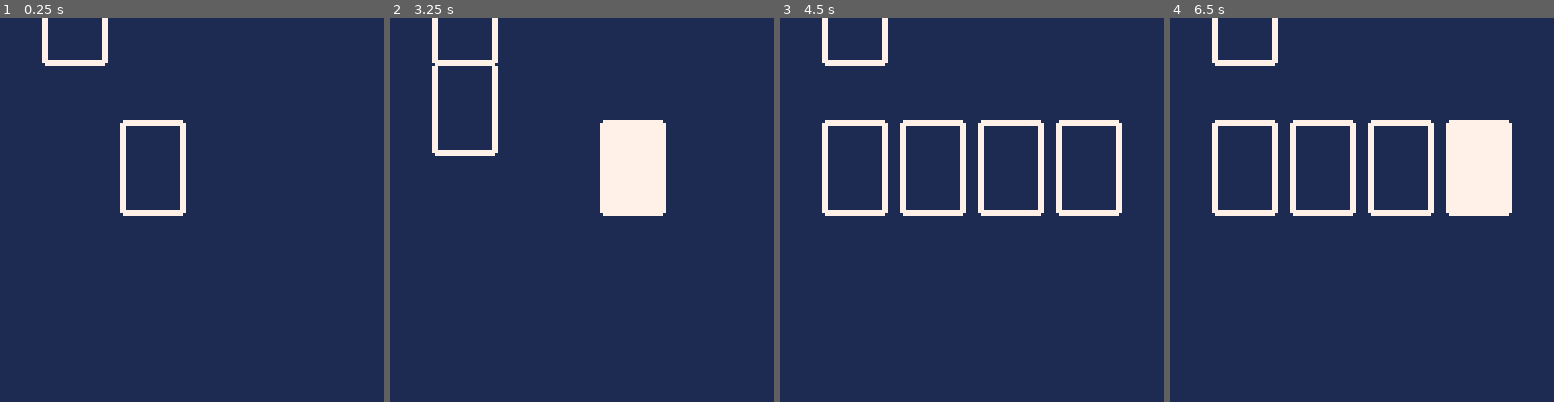
Above: before the commit, frames 1-4 (left to right).
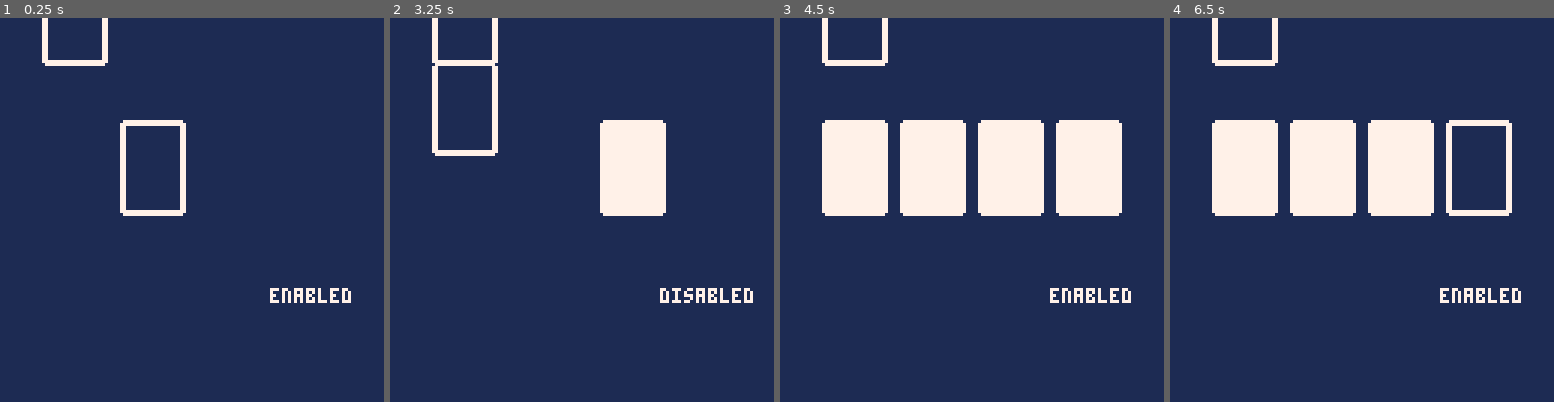
Above: after the commit, the same moments.

Repository: shen-sat/scoundrel
Game: PICO-8 cartridge game.p8
The game is run twice, just before and just after one commit, with the same random seed, the same clock (stepped at 60 frames per second) and the same inputs.
Inputs:
- Up to frame 1 (0.25 s): no input
- Up to frame 2 (3.25 s): tap O (Z key) at 0.7, 1.7, 2.1, 2.5, 2.9 s; hold Left from 3.08 s (still down)
- Up to frame 3 (4.5 s): tap O (Z key) at 3.3, 3.7, 4.1 s; release Left at 3.58 s
- Up to frame 4 (6.5 s): tap O (Z key) every 0.4 s from 4.5 to 6.1 s; hold Left 5.08-5.68 s

The runs differ from the first frame. In frame 1, 0.4% of the frame differs, in the area x 70-92%, y 70-75%; in frame 2, 0.5%; in frame 3, 13%, in the area x 12-92%, y 28-75%; in frame 4, 13%.

Commit message:
Flip cards when context is complete

Diff:
--- a/create_context.lua
+++ b/create_context.lua
@@ -27,13 +27,17 @@
     end,
     is_complete = function(self)
       local result = true
+      -- check if cards are all in position
       for i=1, #self.cards do
-        if not (self.cards[i].x == self.x_points[i]) then result = false end
+        local card = self.cards[i]
+        if not (card.x == self.x_points[i]) then result = false end
+        if card.facedown then result = false end
       end
 
       return (result and self:is_full())
     end,
     deal = function(self)
+      -- arrange cards positions
       for i=1, #self.cards do
         local card_x = self.cards[i].x + flr(self.move_speed)
         if card_x > self.x_points[i] then
@@ -41,6 +45,11 @@
         else
           self.cards[i].x += flr(self.move_speed)
         end
+      end
+      -- arrange cards faceup
+      for i=1, #self.cards do
+        local card = self.cards[i]
+        if card.x >= self.x_points[i] and card.facedown then card:set_state('flip') end
       end
     end,
     set_state = function(self,new_state)
--- a/game.p8
+++ b/game.p8
@@ -21,6 +21,7 @@
   -- bg
   rectfill(0,0,127,127,1)
   -- other objects
+  print(gamepad_debug,90,90,7)
   deck:draw()
   context:draw()
 end
@@ -49,6 +50,7 @@
 end
 
 function game_update()
+  gamepad_debug = 'disabled'
   gamepad:update()
   context:update()
   deck:update()
